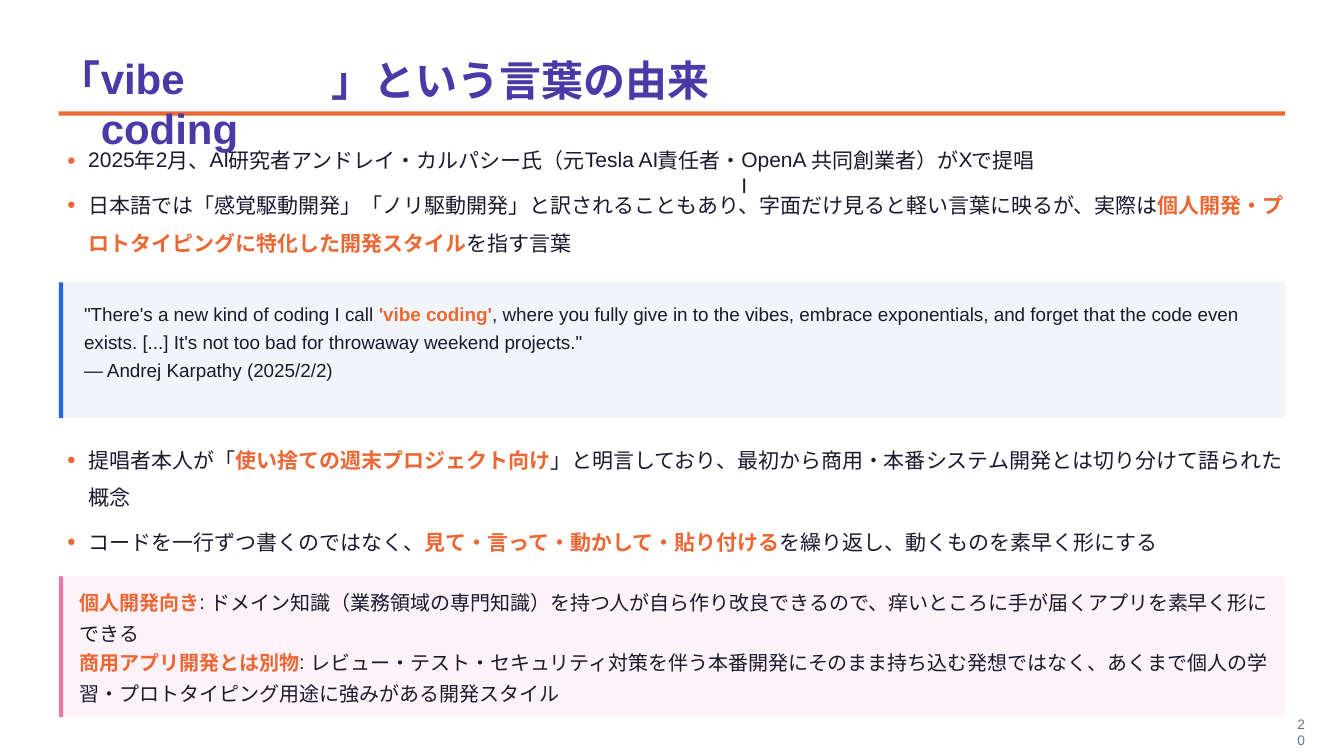
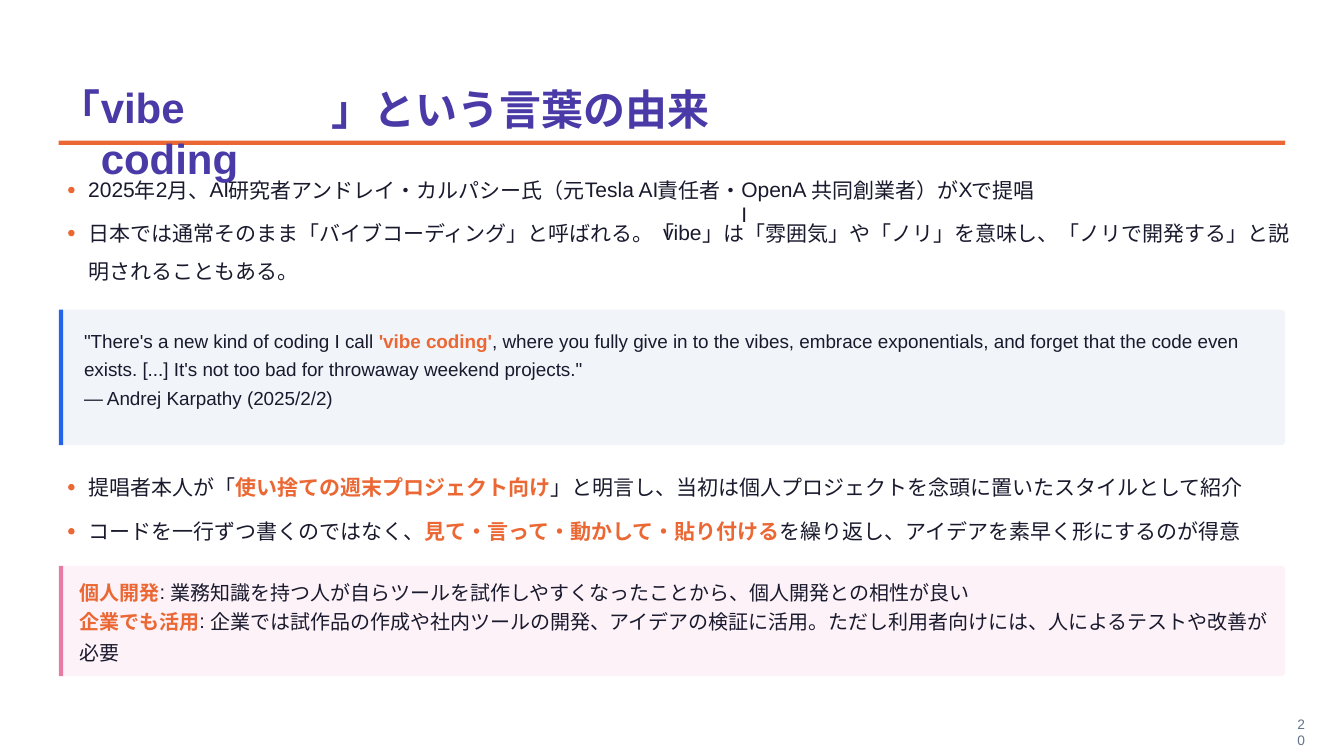
Before and after one commit to masauehr/marp_slides, a slide deck: slide 20 of slides/2026-09-18-vibe-coding-multicolor.pptx. Drawn at 1344x756 pixels with LibreOffice and Linux fonts; fonts in the diff are those of the drawing. Boxes give left, top, right and bottom in pixels: in the first picture for what was removed or moved away, otherwise in the second. Text is boxed around its words. In the diff, an @@ line names an element or a change of style, - is before the commit and + after.

```diff
--- a/slides/2026-09-18-vibe-coding-multicolor.pptx
+++ b/slides/2026-09-18-vibe-coding-multicolor.pptx
@@ 16 texts, 3 freeform shapes: place and size @@
-16 texts, 3 freeform shapes at box(58, 60, 1286, 417)
+16 texts, 3 freeform shapes at box(58, 89, 1286, 445)
@@ freeform shape: place and size @@
-freeform shape at box(69, 202, 75, 208)
+freeform shape at box(69, 187, 75, 193)
@@ text removed at box(88, 192, 1284, 215) @@
-⽇本語では「感覚駆動開発」「ノリ駆動開発」と訳されることもあり、字⾯だけ⾒ると軽い⾔葉に映るが、実際は個⼈開発・プ
@@ freeform shape: place and size @@
-freeform shape at box(69, 157, 75, 163)
+freeform shape at box(69, 230, 75, 236)
@@ text removed at box(88, 233, 571, 253) @@
-ロトタイピングに特化した開発スタイルを指す⾔葉
@@ text added at box(88, 223, 674, 243), 15 pt, text #1A1A2E @@
+⽇本では通常そのまま「バイブコーディング」と呼ばれる。「
@@ text added at box(663, 223, 701, 241), 15 pt, text #1A1A2E @@
+vibe
@@ text added at box(702, 220, 1290, 243), 15 pt, text #1A1A2E @@
+」は「雰囲気」や「ノリ」を意味し、「ノリで開発する」と説
@@ text added at box(88, 262, 298, 281), 15 pt, text #1A1A2E @@
+明されることもある。
@@ text at box(88, 477, 1242, 497): text changed @@
-提唱者本⼈が「使い捨ての週末プロジェクト向け」と明⾔しており、最初から商⽤・本番システム開発とは切り分けて語られた
+提唱者本⼈が「使い捨ての週末プロジェクト向け」と明⾔し、当初は個⼈プロジェクトを念頭に置いたスタイルとして紹介
@@ 2 texts, 1 freeform shape: place and size @@
-2 texts, 1 freeform shape at box(69, 335, 583, 463)
+2 texts, 1 freeform shape at box(69, 362, 583, 490)
@@ text removed at box(88, 487, 130, 507) @@
-概念
@@ freeform shape: place and size @@
-freeform shape at box(69, 538, 75, 544)
+freeform shape at box(69, 528, 75, 534)
@@ text at box(88, 521, 1240, 541): text changed @@
-コードを⼀⾏ずつ書くのではなく、⾒て・⾔って・動かして・貼り付けるを繰り返し、動くものを素早く形にする
+コードを⼀⾏ずつ書くのではなく、⾒て・⾔って・動かして・貼り付けるを繰り返し、アイデアを素早く形にするのが得意
@@ freeform shape: place and size @@
-freeform shape at box(58, 577, 63, 718)
+freeform shape at box(58, 566, 63, 676)
@@ freeform shape: place and size @@
-freeform shape at box(60, 577, 1286, 718)
+freeform shape at box(60, 566, 1286, 676)
@@ text at box(80, 583, 160, 602): text changed @@
-個⼈開発向き
+個⼈開発
@@ text ":": place and size @@
-text ":" at box(299, 650, 320, 674)
+text ":" at box(159, 580, 179, 603)
@@ text added at box(171, 583, 969, 602), 14.3 pt, text #1A1A2E @@
+業務知識を持つ⼈が⾃らツールを試作しやすくなったことから、個⼈開発との相性が良い
@@ text removed at box(211, 593, 1268, 612) @@
-ドメイン知識（業務領域の専⾨知識）を持つ⼈が⾃ら作り改良できるので、痒いところに⼿が届くアプリを素早く形に
@@ text removed at box(80, 625, 140, 642) @@
-できる
@@ text added at box(80, 612, 200, 631), 14.3 pt, text #EB6834, bold @@
+企業でも活⽤
@@ text ":": place and size @@
-text ":" at box(200, 590, 220, 613)
+text ":" at box(200, 609, 220, 632)
@@ text added at box(211, 612, 1268, 631), 14.3 pt, text #1A1A2E @@
+企業では試作品の作成や社内ツールの開発、アイデアの検証に活⽤。ただし利⽤者向けには、⼈によるテストや改善が
@@ text removed at box(80, 653, 300, 672) @@
-商⽤アプリ開発とは別物
@@ text added at box(80, 643, 120, 662), 14.3 pt, text #1A1A2E @@
+必要
@@ text removed at box(310, 653, 1267, 672) @@
-レビュー・テスト・セキュリティ対策を伴う本番開発にそのまま持ち込む発想ではなく、あくまで個⼈の学
@@ text removed at box(80, 684, 559, 703) @@
-習・プロトタイピング⽤途に強みがある開発スタイル
```
Also in this commit, not shown: 2 other slides changed, 5 other files.
